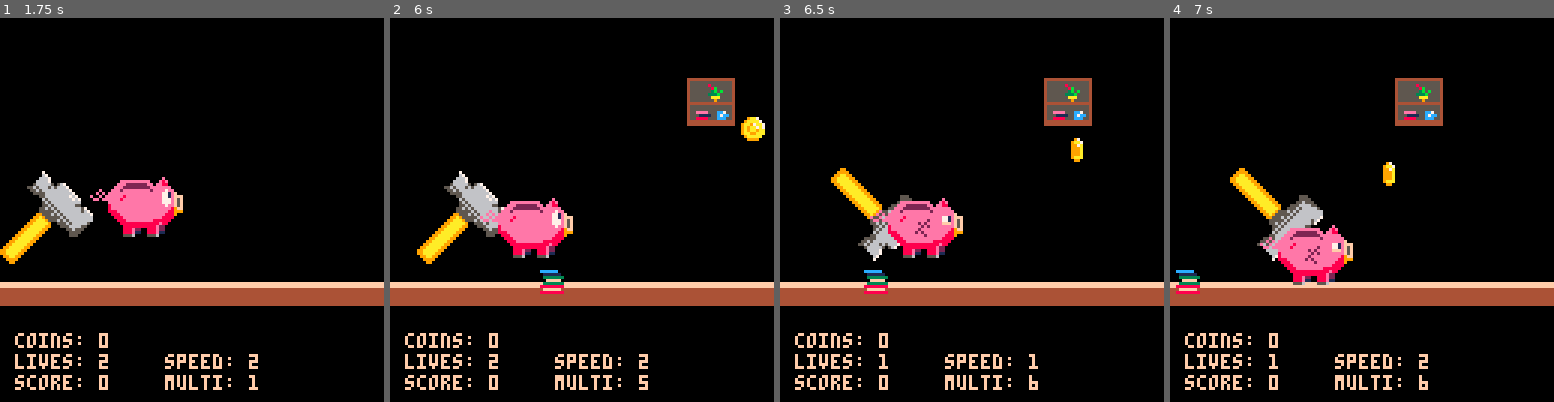
Above: before the commit, frames 1-4 (left to right).
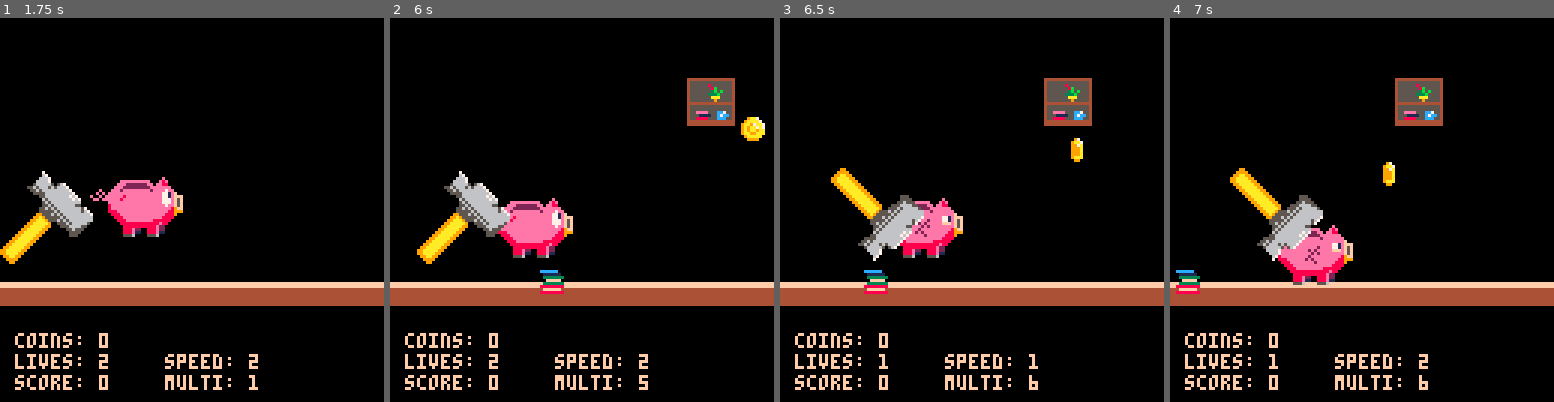
Above: after the commit, the same moments.

Repository: Houzvicka/ld44
Game: PICO-8 cartridge piggy.p8
Same seed, same stepped clock (60 frames per second), same inputs: the game is played once before the commit and once after it.
Inputs:
- Up to frame 1 (1.75 s): tap O (Z key) at 0.33, 0.7, 1.43 s; tap X (X key) at 1.07 s
- Up to frame 2 (6 s): hold Left 1.97-2.37 s; tap X (X key) every 0.33 s from 2.07 to 5.73 s; tap O (Z key) every 0.88 s from 2.22 to 5.75 s; hold Right 2.87-3.53 s; hold Up 3.58-4.08 s; hold Right 4.13-4.53 s; hold Left 5.13-5.8 s; hold Up from 5.85 s (still down)
- Up to frame 3 (6.5 s): tap X (X key) at 6.07, 6.4 s; release Up at 6.18 s; hold Left from 6.23 s (still down)
- Up to frame 4 (7 s): release Left at 6.63 s; tap O (Z key) at 6.63 s; tap X (X key) at 6.73 s

Frame 1 is identical in both runs. In frame 2, 0.2% of the frame differs, in the area x 23-32%, y 50-56%; in frame 3, 0.8%, in the area x 23-38%, y 47-59%; in frame 4, 0.4%.

Commit message:
game restart fixes;

Diff:
--- a/piggy.p8
+++ b/piggy.p8
@@ -83,8 +83,9 @@
 
 	 draw_obs()
 	 draw_items()
+
+	 draw_player()
 	 draw_hammer()
-	 draw_player()
 	 draw_coins()
 	 draw_poops()
 	 draw_particles()
@@ -113,7 +114,18 @@
  player.lives = 2
  game_over=false
  can_animate = true
+ degrees = 0
+	its_down = false
+	fliprot = false
+	last = false
+	next_hit = false
+	particles = {}
+	poops = {}
+	obstacles = {}
+	items = {}
+	coins = {}
  make_player()
+ make_hammer()
 end
 
 function game_end()
